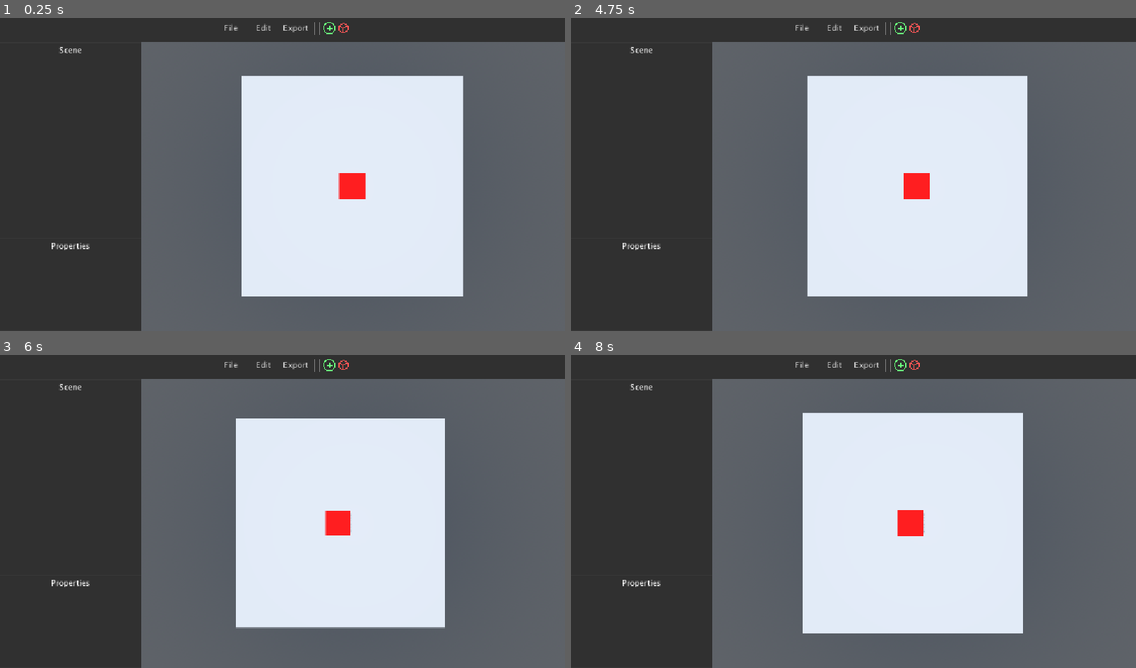
Above: before the commit, frames 1-4 (two rows, left to right).
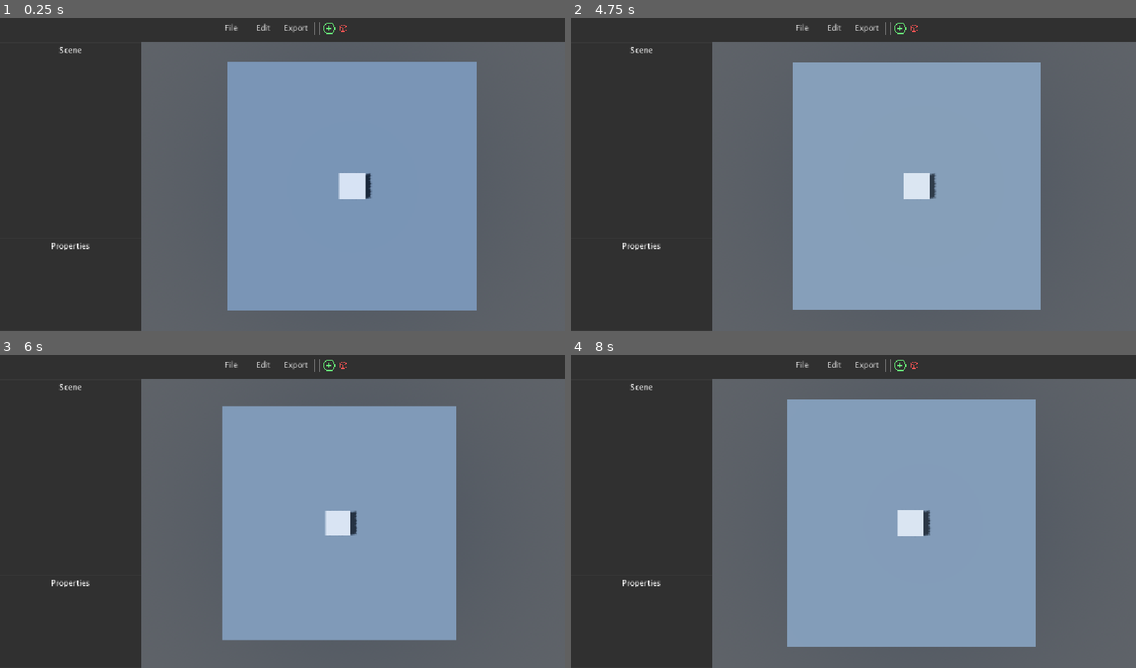
Above: after the commit, the same moments.

Repository: JustTobias31/VoxelisEditor
Game: Godot game, scene res://Main/Editor/UI.tscn
Two runs of this game, one before a commit and one after it. Both use one fixed random seed, a clock stepped at 60 frames per second and the inputs below.
Inputs (mouse positions are in pixels of both pictures, inside the frame that each line leads up to):
- Up to frame 1 (0.25 s): no input
- Up to frame 2 (4.75 s): click "File" at 0.5 s; click "Edit" at 1.25 s; click "Export" at 2 s; click (898, 27) at 2.75 s; click (915, 27) at 3.5 s; tap Enter (down) at 4.25 s; move the mouse to (977, 155) at 4.27 s; hold Right (right) from 4.28 s (still down); click (977, 155) at 4.42 s
- Up to frame 3 (6 s): move the mouse to (169, 524) at 5.02 s; release Right (right) at 5.03 s; hold Enter (down) 5.03-5.78 s; click (169, 524) at 5.17 s; move the mouse to (339, 439) at 5.77 s; hold Right (right) from 5.78 s (still down); click (339, 439) at 5.92 s
- Up to frame 4 (8 s): move the mouse to (825, 574) at 6.52 s; release Right (right) at 6.53 s; hold Up (up) 6.53-7.28 s; click (825, 574) at 6.67 s; move the mouse to (1023, 558) at 7.27 s; hold Left (left) from 7.28 s (still down); click (1023, 558) at 7.42 s

The runs differ from the first frame. In frame 1, 35% of the frame differs, in the area x 39-85%, y 1-94%; in frame 2, 35%; in frame 3, 31%; in frame 4, 35%.

Commit message:
ObjectAPI updates

Diff:
--- a/Main/Editor/Objects/cube/model.tscn
+++ b/Main/Editor/Objects/cube/model.tscn
@@ -1,12 +1,29 @@
 [gd_scene format=3 uid="uid://r7451irkcbsn"]
 
+[ext_resource type="Shader" uid="uid://imr5mjxdfv3g" path="res://Main/Editor/highlight.gdshader" id="1_ryrkj"]
+
 [sub_resource type="StandardMaterial3D" id="StandardMaterial3D_ns03x"]
+resource_local_to_scene = true
 albedo_color = Color(1, 0, 0, 1)
 
+[sub_resource type="ShaderMaterial" id="ShaderMaterial_6e2pi"]
+resource_local_to_scene = true
+render_priority = 0
+shader = ExtResource("1_ryrkj")
+shader_parameter/highlight = false
+
 [sub_resource type="BoxMesh" id="BoxMesh_kjgtg"]
+
+[sub_resource type="BoxShape3D" id="BoxShape3D_ryrkj"]
 
 [node name="Model" type="Node3D" unique_id=1810999721]
 
 [node name="Main" type="MeshInstance3D" parent="." unique_id=2147334240]
 material_override = SubResource("StandardMaterial3D_ns03x")
+material_overlay = SubResource("ShaderMaterial_6e2pi")
 mesh = SubResource("BoxMesh_kjgtg")
+
+[node name="Select" type="Area3D" parent="Main" unique_id=1472541709]
+
+[node name="Hitbox" type="CollisionShape3D" parent="Main/Select" unique_id=725168980]
+shape = SubResource("BoxShape3D_ryrkj")
--- a/Main/Editor/Objects/cube/script.gd
+++ b/Main/Editor/Objects/cube/script.gd
@@ -3,6 +3,13 @@
 
 func _init():
 	super()
+	props["color"] = {
+		"locked"= false,
+		"value"= Color.GRAY,
+		"type"= "vec3",
+		"handler"= func(val: Color, obj: Node3D):
+			obj.get_node("Main").material_override.albedo_color=val
+	}
+	deletable = true
 	description = "Cube"
-	color = Color.ORANGE_RED
 	model=load("res://Main/Editor/Objects/cube/model.tscn").instantiate()
--- a/Main/Editor/Objects/main/script.gd
+++ b/Main/Editor/Objects/main/script.gd
@@ -18,3 +18,4 @@
 var color = Color.WHITE
 var parent = ""
 var children = []
+var deletable = false
--- a/Main/Editor/Scripts/Camera.gd
+++ b/Main/Editor/Scripts/Camera.gd
@@ -3,7 +3,6 @@
 var sensitivity = 0.005
 var camera_pitch = 0
 var mousepos = null
-
 
 func _process(_delta: float) -> void:
 	if !current:
@@ -32,4 +31,19 @@
 				Input.set_mouse_mode(Input.MOUSE_MODE_VISIBLE)
 				get_viewport().warp_mouse(mousepos)
 				mousepos = null
+		elif event.button_index == MOUSE_BUTTON_LEFT and event.pressed:
+			var space_state = get_world_3d().direct_space_state
+			var mouse = get_viewport().get_mouse_position()
+
+			var origin = project_ray_origin(mouse)
+			var end = origin + project_ray_normal(mouse) * 1000
+			var query = PhysicsRayQueryParameters3D.create(origin, end)
+			query.collide_with_areas = true
+
+			var result = space_state.intersect_ray(query)
+
+			if result.has("collider"):
+				Objects.select(int(result.collider.get_parent().get_parent().name))
+			else:
+				Objects.select(null)
 		speed = clamp(speed, 0.005, 2)
--- a/Main/Editor/Scripts/ObjMain.gd
+++ /dev/null
@@ -1,24 +0,0 @@
-extends Node
-
-var objects = {}
-
-func info(path):
-	var obj = load(path + "/script.gd").new()
-	return obj
-
-func create(obj,parent=null):
-	var uid = randi_range(0,99999999)
-	if obj.model:
-		get_tree().get_root().add_child.call_deferred(obj.model)
-	if parent:
-		objects[parent].children.append(uid)
-		objects[uid].parent=parent
-	for i in obj.props:
-		var v = obj.props[i]
-		if v.has("handler") :
-			v.handler.call(v.value, obj.model)
-	objects[uid]=obj
-	return uid
-
-func _ready() -> void:
-	create(editor_Cube.new())
--- /dev/null
+++ b/Main/Editor/Scripts/Objects.gd
@@ -0,0 +1,43 @@
+extends Node
+
+var objects = {}
+var selected = 0
+
+#######################################
+func create(obj : editor_Main,parent=null):
+	var uid = randi_range(0,99999999)
+	var model : Node3D = obj.model
+	if obj.model:
+		obj.model.name=str(uid)
+		get_tree().get_root().add_child.call_deferred(obj.model)
+	if parent:
+		objects[parent].children.append(uid)
+		objects[uid].parent=parent
+	for i in obj.props:
+		var v = obj.props[i]
+		if v.has("handler"):
+			v.handler.call(v.value, obj.model)
+	objects[uid]=obj
+	obj.description=null
+	return uid
+
+func setProperty(obj : editor_Main, key, value):
+	var prop = obj.props[key]
+	prop.value=value
+	prop.handler.call(value,obj.model)
+
+func select(id):
+	if selected != 0:
+		objects[selected].model.get_node("Main").material_overlay.set_shader_parameter("highlight", false)
+	if id:
+		selected = id
+		objects[selected].model.get_node("Main").material_overlay.set_shader_parameter("highlight", true)
+	else:
+		selected = 0
+#######################################
+func _ready() -> void:
+	var scenefloor = objects[create(editor_Cube.new())]
+	setProperty(scenefloor,"size",Vector3(100,1,100))
+	setProperty(scenefloor,"color",Color.SLATE_GRAY)
+
+	create(editor_Cube.new())
--- a/Main/Editor/UI.tscn
+++ b/Main/Editor/UI.tscn
@@ -1,13 +1,18 @@
 [gd_scene format=3 uid="uid://co88ub54mji2w"]
 
 [ext_resource type="Theme" uid="uid://dt51r7jbd830n" path="res://Main/Editor/theme.tres" id="1_te7nb"]
-[ext_resource type="Script" uid="uid://dhquder0smgor" path="res://Main/Editor/Scripts/ObjMain.gd" id="2_0o37r"]
 [ext_resource type="PackedScene" uid="uid://dks5tqhcp416" path="res://Main/main.tscn" id="2_30t0y"]
 [ext_resource type="Texture2D" uid="uid://b128u0b7lcv82" path="res://Main/Assets/icons/add.svg" id="3_c5412"]
 [ext_resource type="Texture2D" uid="uid://35hfnv7rcns1" path="res://Main/Editor/Objects/cube/icon.svg" id="4_suv3m"]
 
 [sub_resource type="Theme" id="Theme_suv3m"]
 BoxContainer/constants/separation = 6
+Button/font_sizes/font_size = 15
+Button/styles/disabled = null
+Button/styles/focus = null
+Button/styles/hover = null
+Button/styles/normal = null
+Button/styles/pressed = null
 
 [sub_resource type="StyleBoxFlat" id="StyleBoxFlat_ccg01"]
 bg_color = Color(0.6, 0.6, 0.6, 0)
@@ -59,7 +64,6 @@
 theme = ExtResource("1_te7nb")
 theme_override_styles/normal = SubResource("StyleBoxFlat_ccg01")
 text = "File"
-script = ExtResource("2_0o37r")
 
 [node name="Edit" type="Button" parent="Main/Toolbar/HBoxContainer" unique_id=8310985]
 custom_minimum_size = Vector2(60, 0)
@@ -68,7 +72,6 @@
 theme_override_styles/normal = SubResource("StyleBoxFlat_ccg01")
 text = "Edit
 "
-script = ExtResource("2_0o37r")
 
 [node name="Export" type="Button" parent="Main/Toolbar/HBoxContainer" unique_id=2007156475]
 custom_minimum_size = Vector2(60, 0)
@@ -78,7 +81,6 @@
 text = "Export
 
 "
-script = ExtResource("2_0o37r")
 
 [node name="Transform" type="VSeparator" parent="Main/Toolbar/HBoxContainer" unique_id=486229400]
 layout_mode = 2
@@ -94,13 +96,13 @@
 size_flags_horizontal = 4
 size_flags_vertical = 4
 theme = ExtResource("1_te7nb")
+theme_override_font_sizes/font_size = 15
 theme_override_styles/normal = SubResource("StyleBoxFlat_ccg01")
 text = "
 "
 icon = ExtResource("3_c5412")
 icon_alignment = 1
 expand_icon = true
-script = ExtResource("2_0o37r")
 
 [node name="cube" type="Button" parent="Main/Toolbar/HBoxContainer" unique_id=362470139]
 custom_minimum_size = Vector2(20, 0)
@@ -108,13 +110,13 @@
 size_flags_horizontal = 4
 size_flags_vertical = 4
 theme = ExtResource("1_te7nb")
+theme_override_font_sizes/font_size = 10
 theme_override_styles/normal = SubResource("StyleBoxFlat_ccg01")
 text = "
 "
 icon = ExtResource("4_suv3m")
 icon_alignment = 1
 expand_icon = true
-script = ExtResource("2_0o37r")
 
 [node name="Objects" type="Panel" parent="Main" unique_id=131596055]
 layout_mode = 1
--- /dev/null
+++ b/Main/Editor/highlight.gdshader
@@ -0,0 +1,12 @@
+shader_type spatial;
+render_mode unshaded, depth_test_disabled, blend_mix;
+uniform bool highlight = false;
+
+void fragment() {
+    ALBEDO = vec3(ALBEDO.x, ALBEDO.y, (ALBEDO.z + 0.5) / 2.0);
+	if (highlight) {
+    	ALPHA = sin(TIME*2.0) * 0.1+ 0.1; // 0.0 = fully transparent, 1.0 = fully opaque
+	} else {
+		ALPHA = 0.0;
+	}
+}
--- a/Main/main.tscn
+++ b/Main/main.tscn
@@ -17,13 +17,14 @@
 sky = SubResource("Sky_2w1kt")
 tonemap_mode = 2
 
-[sub_resource type="PlaneMesh" id="PlaneMesh_eunhr"]
-size = Vector2(100, 100)
+[sub_resource type="BoxMesh" id="BoxMesh_yh5la"]
+size = Vector3(10, 10, 10)
 
 [node name="Node3D" type="Node3D" unique_id=2092636286]
 
 [node name="DirectionalLight3D" type="DirectionalLight3D" parent="." unique_id=1404371220]
-transform = Transform3D(-0.8660254, -0.50000006, -2.1855696e-08, 0, -4.371139e-08, 1, -0.50000006, 0.8660254, 3.7855173e-08, 0, 0, 0)
+transform = Transform3D(-0.6998913, -0.40408248, -0.5889567, -0.51005137, -0.29447845, 0.8081648, -0.5000001, 0.8660255, 3.804157e-08, 0, 0, 0)
+light_energy = 0.5
 shadow_enabled = true
 
 [node name="WorldEnvironment" type="WorldEnvironment" parent="." unique_id=727675055]
@@ -34,8 +35,10 @@
 current = true
 script = ExtResource("1_yh5la")
 
-[node name="Scene" type="Node3D" parent="." unique_id=946024400]
+[node name="Ray" type="RayCast3D" parent="Camera3D" unique_id=873251477]
+transform = Transform3D(1, 0, 0, 0, -4.371139e-08, -1, 0, 1, -4.371139e-08, 0, 0, 0)
+target_position = Vector3(0, -100, 0)
+collide_with_areas = true
 
-[node name="Floor" type="MeshInstance3D" parent="Scene" unique_id=1026291036]
-transform = Transform3D(1, 0, 0, 0, 0.011, 0, 0, 0, 1, 0, 1, 0)
-mesh = SubResource("PlaneMesh_eunhr")
+[node name="MeshInstance3D" type="MeshInstance3D" parent="." unique_id=544983253]
+mesh = SubResource("BoxMesh_yh5la")
--- a/project.godot
+++ b/project.godot
@@ -14,6 +14,10 @@
 run/main_scene="uid://co88ub54mji2w"
 config/features=PackedStringArray("4.6", "GL Compatibility")
 config/icon="res://icon.svg"
+
+[autoload]
+
+Objects="*uid://dhquder0smgor"
 
 [display]
 
Renamed: Main/Editor/Scripts/ObjMain.gd.uid -> Main/Editor/Scripts/Objects.gd.uid
Not shown, added: Main/Editor/highlight.gdshader.uid
